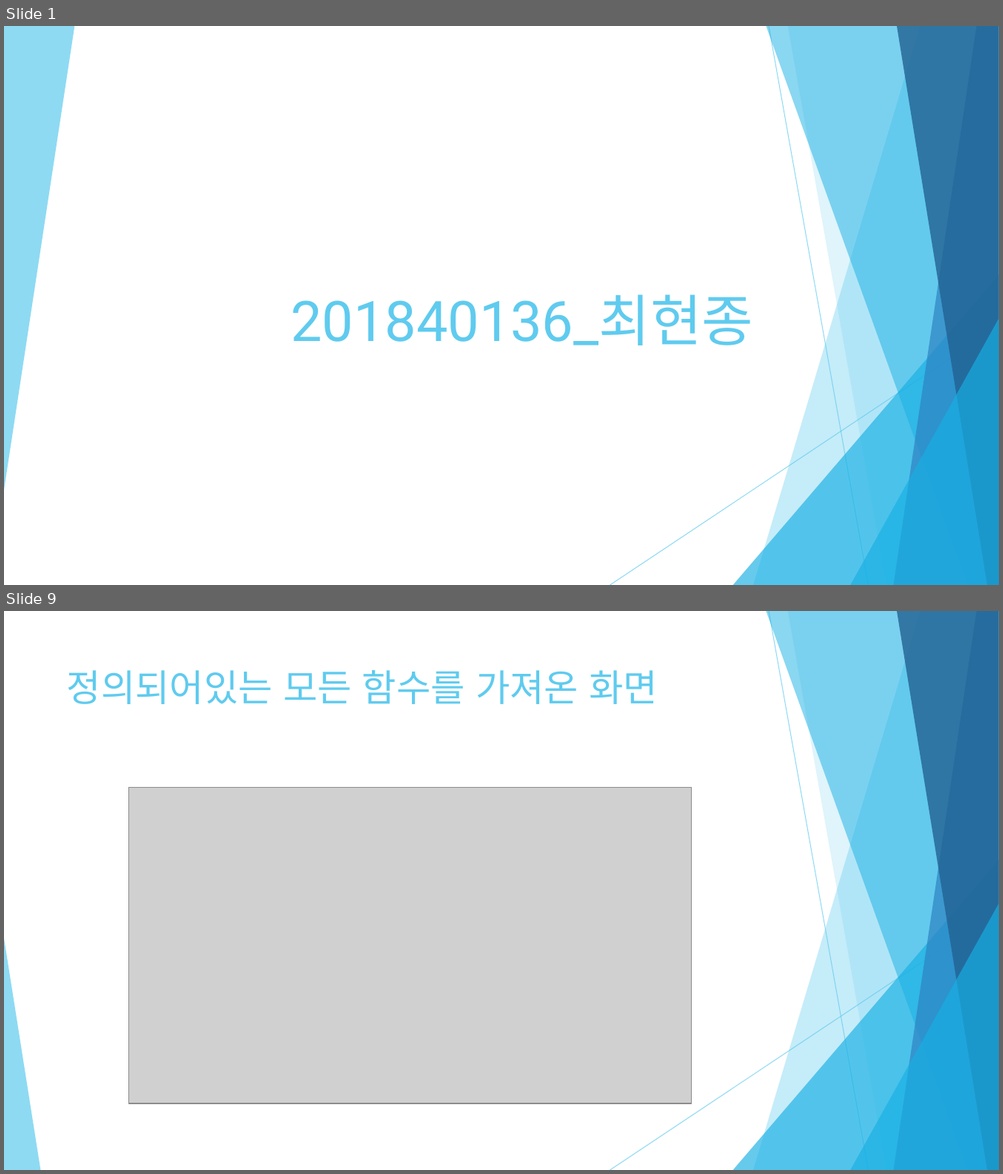
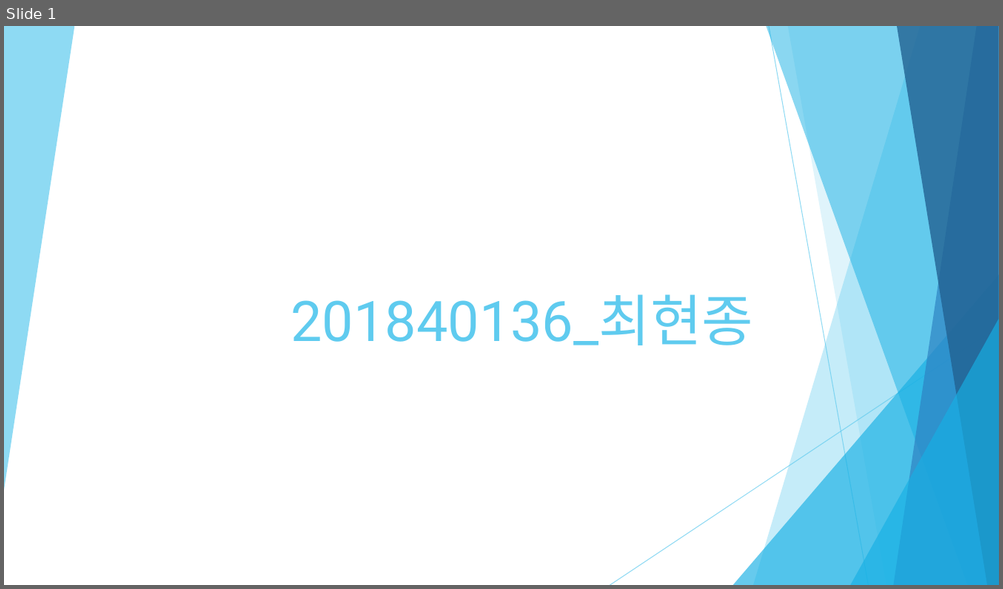
Before and after one commit to Meojong/php_201840136, a slide deck: 201840136_최현종_PHP_2주차.pptx. Shown one above the other, each under a label of ours: slides 1 and 9 before the commit, slide 1 after it; the slides between them are not shown. The pictures are 1003x1174 and 1003x589 pixels, drawn with LibreOffice and Linux fonts; fonts in the diff are those of the drawing; grey boxes stand for pictures. Boxes give left, top, right and bottom in pixels: in the first picture for what was removed or moved away, otherwise in the second. Text is boxed around its words. In the diff, an @@ line names an element or a change of style, - is before the commit and + after.

```diff
--- a/201840136_최현종_PHP_2주차.pptx
+++ b/201840136_최현종_PHP_2주차.pptx
@@ slide 9 removed at (x1=4, y1=611, x2=999, y2=1170), background #FFFFFF; not listed: 9 template elements that a slide beside it also shows @@
@@ title removed at (x1=67, y1=670, x2=657, y2=704) @@
-정의되어있는 모든 함수를 가져온 화면
@@ picture removed at (x1=128, y1=787, x2=692, y2=1103) @@
@@ triangle removed at (x1=4, y1=939, x2=40, y2=1170) @@
```
Also in this commit, not shown: 6 slides changed, 6 slides added, 8 other slides removed.
